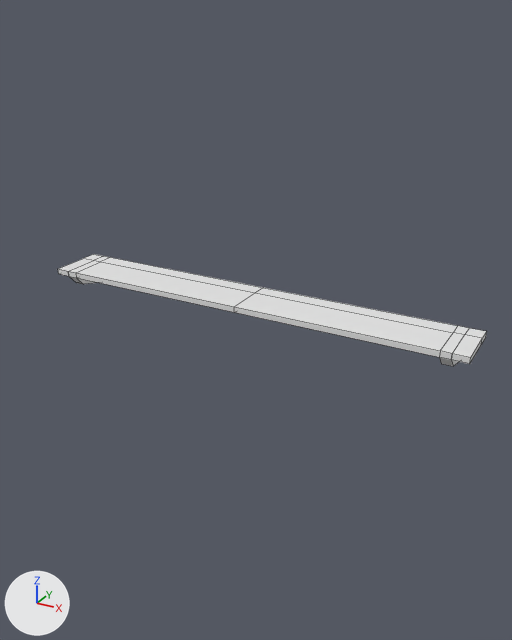
A saved change to the Blender file Models/Shelves/shelves.blend.
The view is the same before and after, from a 50 mm camera at (3.37, -5.99, 2.79) aimed at (0.1, -0.04, -0.19). Every picture has the same lights, and +X, +Y and +Z are marked at lower left. Mesh edges are drawn as thin lines.

The first picture shows 'shelf'.
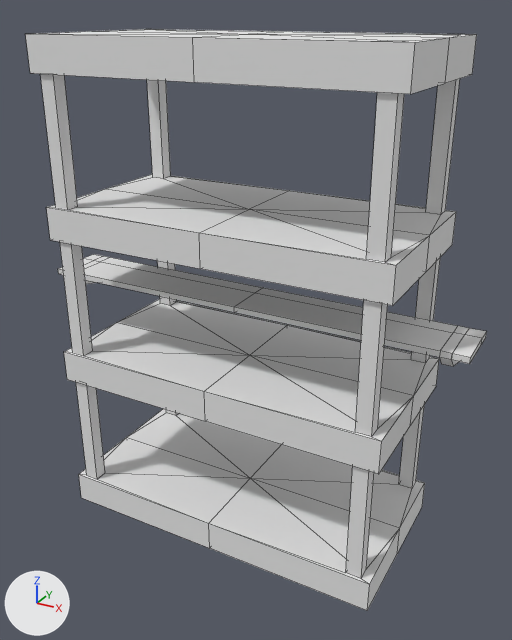
The newer file is also turned or shifted as a whole; pictures and numbers use the older file's frame.

Changed parts and their boxes [x1, y1, x2, y2] in the pictures (512 x 640 px):
'Shelf_standing', added: after [25, 29, 477, 611]

Diff of the bpy script that builds the scene:
```diff
--- a/Models/Shelves/shelves.blend.py
+++ b/Models/Shelves/shelves.blend.py
@@ mat_mat_shelf_standing @@
+mat_mat_shelf_standing = diffuse_material('MAT_Shelf_standing')
+mat_mat_shelf_standing.base_color = (0.8, 0.8, 0.8)  # white #e7e7e7
@@ me_cube @@
+me_cube.from_pydata(...)  # 184 vertices, 176 faces; spans x -0.91..0.91, y -1.81..1.81, z -2.59..2.58
+me_cube.materials.append(mat_mat_shelf_standing)  # white #e7e7e7
@@ ob_shelf_standing @@
+ob_shelf_standing = bpy.data.objects.new('Shelf_standing', me_cube)
+ob_shelf_standing.location = (0.0, 0.0, 0.0)
+ob_shelf_standing.rotation_euler = (0.0, 0.0, -1.571)  # degrees (0, 0, -90)
```
